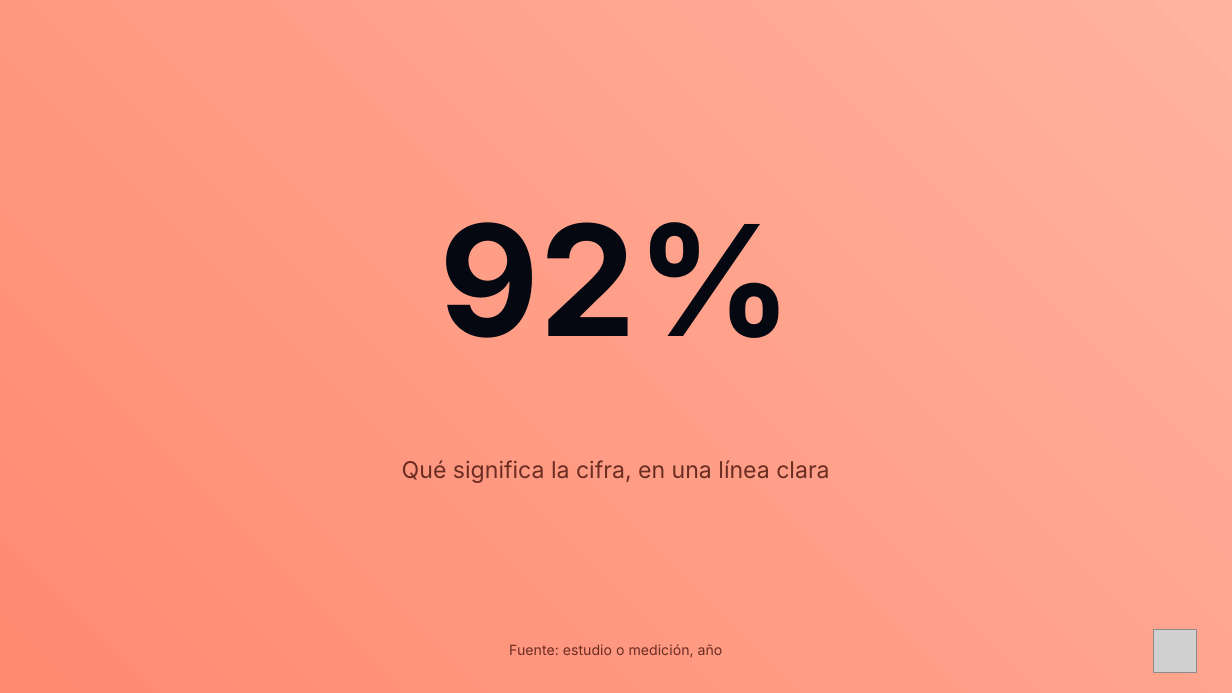
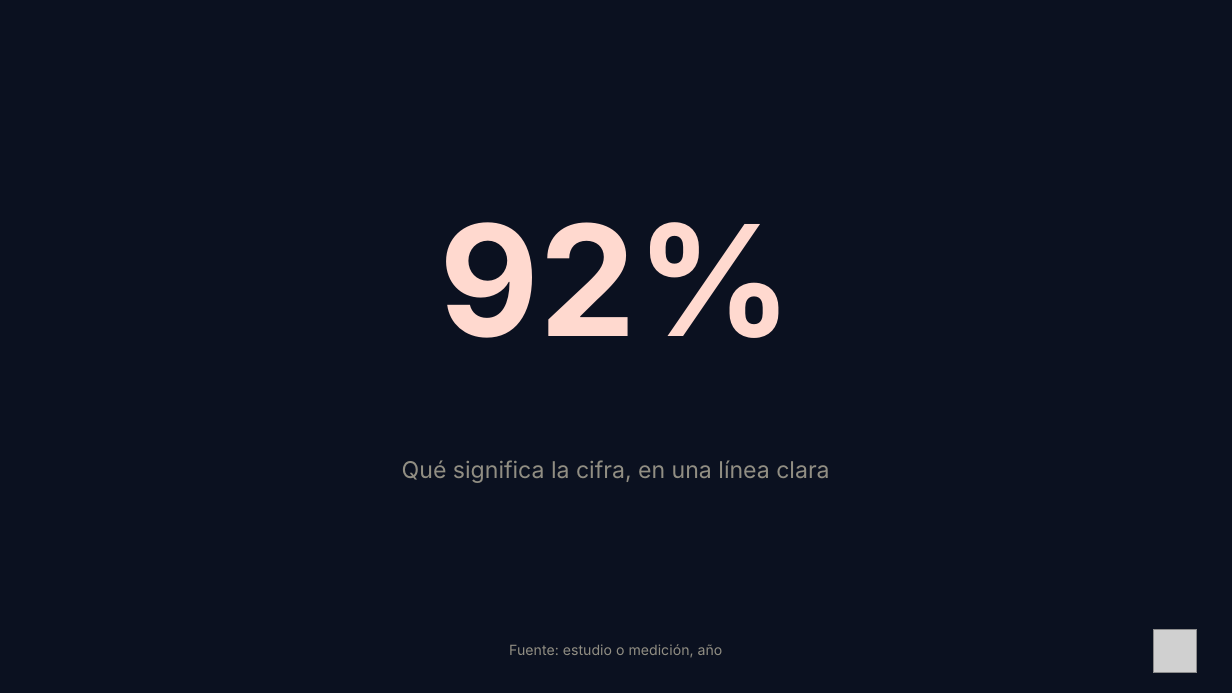
Before and after one commit to ChristianLuciani/brand-kit-christianluciani, a slide deck: slide 6 of templates/ppt/plantilla-coral.pptx. Drawn at 1232x693 pixels with LibreOffice and Linux fonts; fonts in the diff are those of the drawing; grey boxes stand for pictures; background and template pictures are left out. Boxes give left, top, right and bottom in pixels: in the first picture for what was removed or moved away, otherwise in the second. Text is boxed around its words. In the diff, an @@ line names an element or a change of style, - is before the commit and + after.

```diff
--- a/templates/ppt/plantilla-coral.pptx
+++ b/templates/ppt/plantilla-coral.pptx
@@ background gradient #FFB3A0 to #FF8A70 to picture (left out) @@
@@ text "92%" at [439, 222, 792, 338]: text colour #050810 to #FFD9CF @@
@@ text "Qué significa la cifra, en ..." at [402, 460, 829, 483]: text colour #6B2D22 to #918E83 @@
@@ text "Fuente: estudio o medición, año" at [509, 644, 723, 657]: text colour #6B2D22 to #918E83 @@
```
Also in this commit, not shown: 10 other slides changed, 14 other files.
